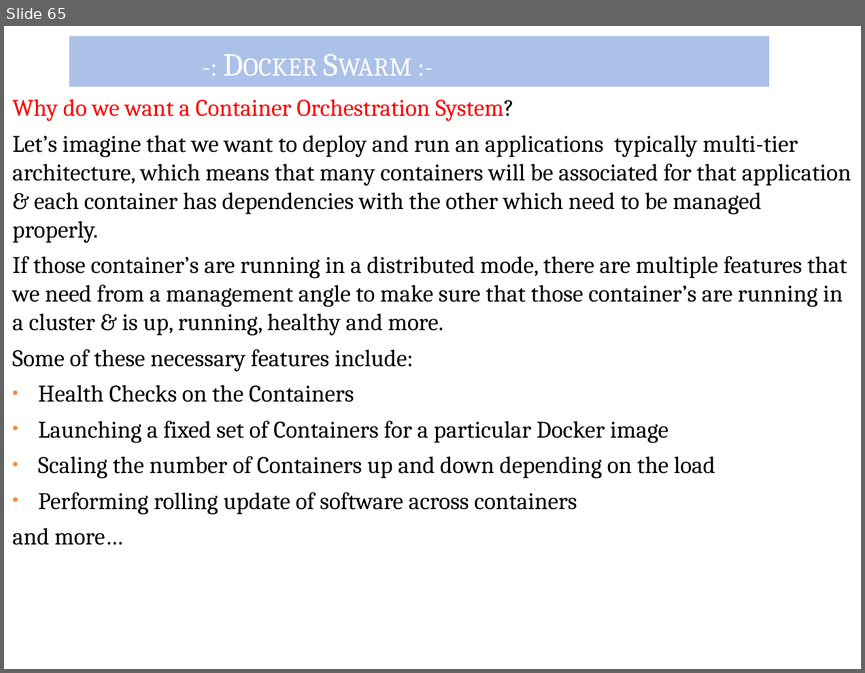
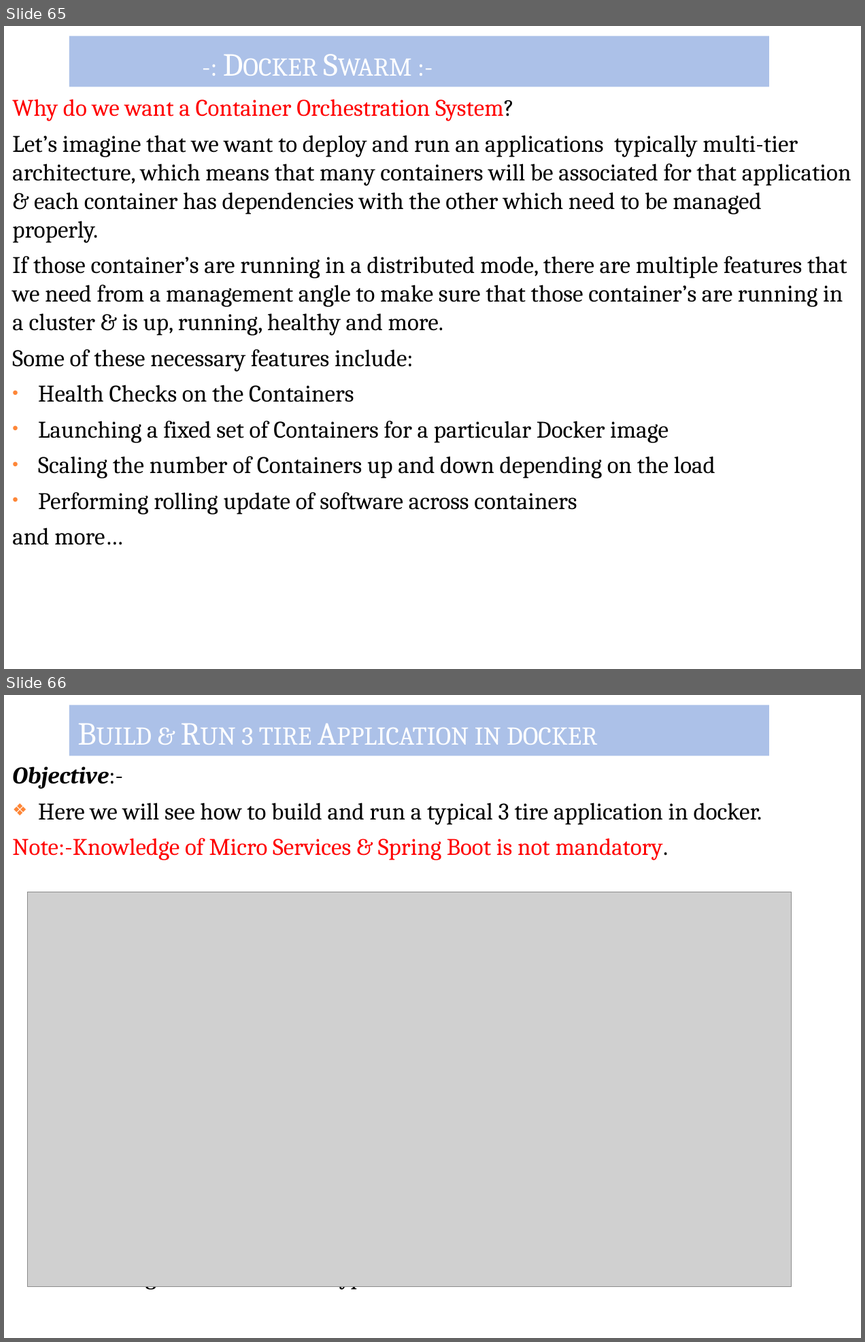
Before and after one commit to dsaha-84/Opern-Training-Modules, a slide deck: 4.DOCKER.pptx. Shown one above the other, each under a label of ours: slide 65 before the commit, slides 65 and 66 after it. The pictures are 865x673 and 865x1342 pixels, drawn with LibreOffice and Linux fonts; fonts in the diff are those of the drawing; grey boxes stand for pictures. Boxes give left, top, right and bottom in pixels: in the first picture for what was removed or moved away, otherwise in the second. Text is boxed around its words. In the diff, an @@ line names an element or a change of style, - is before the commit and + after.

```diff
--- a/4.DOCKER.pptx
+++ b/4.DOCKER.pptx
@@ slide 66 added at [4,695,861,1338], background #FFFFFF @@
@@ title added at [69,705,769,756], fill #ACC1E8, 27 pt, text #FFFFFF, small capitals @@
+Build & Run 3 tire Application in docker
@@ text added at [12,766,762,1289], 20 pt, text #000000 @@
+Objective:-
+❖ Here we will see how to build and run a typical 3 tire application in docker.
+Note:-Knowledge of Micro Services & Spring Boot is not mandatory.
+This Diagram shows here a typical 3 tire architecture.
@@ picture added at [28,892,791,1286] @@
```
Also in this commit, not shown: 1 slide changed, 7 other slides added, 2 slides removed.
